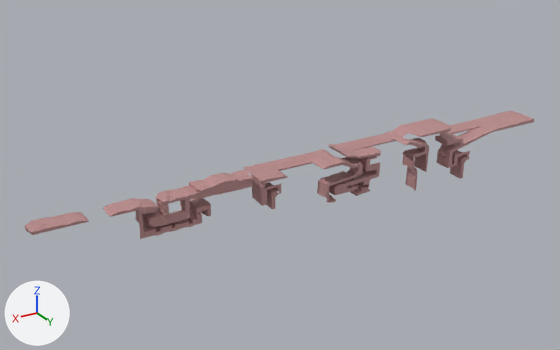
Before and after pictures for a commit that changed the FBX model 3D assets/Level/Terrain.fbx.
Before and after are seen from a 50 mm lens placed at (4.17, 6.29, 3.08), pointed at (0.24, -0.25, -0.19). Every picture has the same lights, and +X, +Y and +Z are marked at lower left. Where no turn or scale is listed for an object, it has been applied to the vertices. Vertices at the same position are counted once.

The first picture shows 'pasted__Ground1', 'pasted__Ground10', 'pasted__Ground11', 'pasted__Ground13', 'pasted__Ground14', 'pasted__Ground2', 'pasted__Ground3', 'pasted__Ground4', 'pasted__Ground5', 'pasted__Ground6', 'pasted__Ground7', 'pasted__Ground8', 'pasted__Ground9'.
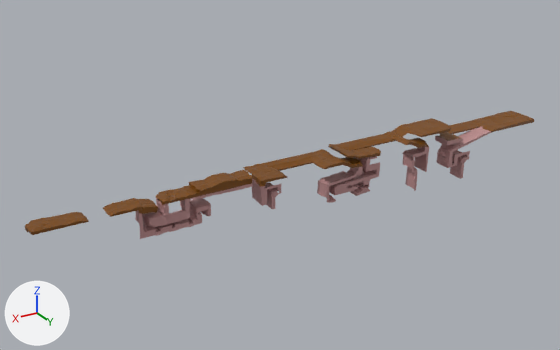
Commit message: changes to terrain

Changed parts and their boxes [x1, y1, x2, y2] in the pictures (560 x 350 px):
'pasted__Ground1', recoloured (pink to brown)
    both: [25, 212, 89, 235]
'pasted__Ground11', recoloured (pink to brown)
    both: [400, 118, 451, 137]
'pasted__Ground9', recoloured (pink to brown)
    both: [334, 126, 409, 150]
'pasted__Ground5', recoloured (pink to brown)
    both: [261, 153, 316, 171]
'pasted__Ground7', recoloured
    both: [328, 144, 381, 159]
'pasted__Ground13', recoloured (pink to brown)
    both: [448, 121, 481, 134]
part 1 of me_mesh_001, recoloured (pink to brown)
    both: [472, 111, 534, 133]
part 2 of me_mesh_010, recoloured (pink to brown)
    both: [156, 170, 253, 205]
part 3 of me_mesh_004, recoloured (pink to brown)
    both: [384, 131, 429, 148]
part 4 of me_mesh_012, recoloured (pink to brown)
    both: [103, 198, 158, 217]
part 5 of me_mesh_009, recoloured
    both: [243, 164, 288, 187]
part 6 of me_mesh_008, recoloured (pink to brown)
    both: [310, 149, 363, 169]

Patch to the scene script:
```diff
--- a/3D assets/Level/Terrain.fbx.py
+++ b/3D assets/Level/Terrain.fbx.py
@@ me_mesh_005 @@
 me_mesh_005.from_pydata(...)  # 75 vertices, 59 faces; spans x -0.453..0.453, y -0.097..0.097, z -0.041..0.041
-me_mesh_005.materials.append(mat_pasted__terrian)  # pink #bc8c8c
+me_mesh_005.materials.append(mat_terrain2)  # brown #794700
@@ me_mesh_002 @@
 me_mesh_002.from_pydata(...)  # 30 vertices, 20 faces; spans x -0.309..0.227, y -0.1..0.103, z -0.016..0.006
-me_mesh_002.materials.append(mat_pasted__terrian)  # pink #bc8c8c
+me_mesh_002.materials.append(mat_terrain2)  # brown #794700
@@ me_mesh_006 @@
 me_mesh_006.from_pydata(...)  # 325 vertices, 299 faces; spans x -0.241..0.241, y -0.204..0.204, z -0.041..0.041
-me_mesh_006.materials.append(mat_pasted__terrian)  # pink #bc8c8c
+me_mesh_006.materials.append(mat_terrain2)  # brown #794700
@@ me_mesh_008 @@
 me_mesh_008.from_pydata(...)  # 400 vertices, 357 faces; spans x -0.267..0.267, y -0.206..0.206, z -0.227..0.227
+# me_mesh_008 part 6: all 200 faces centred in x -0.261..0.264, y -0.206..0.205, z 0.118..0.225 switch from mat_pasted__terrian (pink #bc8c8c) to mat_terrain2 (brown #794700)
@@ me_mesh_013 @@
 me_mesh_013.from_pydata(...)  # 177 vertices, 156 faces; spans x -0.266..0.266, y -0.104..0.104, z -0.024..0.024
-me_mesh_013.materials.append(mat_pasted__terrian)  # pink #bc8c8c
+me_mesh_013.materials.append(mat_terrain2)  # brown #794700
@@ me_mesh_012 @@
 me_mesh_012.from_pydata(...)  # 769 vertices, 729 faces; spans x -0.508..0.508, y -0.114..0.114, z -0.171..0.171
+# me_mesh_012 part 4: 152 of the faces centred in x 0.036..0.505, y -0.098..0.107, z 0.064..0.17 switch from mat_pasted__terrian (pink #bc8c8c) to mat_terrain2 (brown #794700)
@@ me_mesh_003 @@
 me_mesh_003.from_pydata(...)  # 213 vertices, 196 faces; spans x -0.273..0.273, y -0.196..0.196, z -0.02..0.02
-me_mesh_003.materials.append(mat_pasted__terrian)  # pink #bc8c8c
+me_mesh_003.materials.append(mat_terrain2)  # brown #794700
@@ me_mesh_010 @@
 me_mesh_010.from_pydata(...)  # 912 vertices, 866 faces; spans x -0.566..0.566, y -0.11..0.11, z -0.151..0.151
+# me_mesh_010 part 2: all 330 faces centred in x -0.552..0.425, y -0.105..0.104, z 0.069..0.151 switch from mat_pasted__terrian (pink #bc8c8c) to mat_terrain2 (brown #794700)
@@ me_mesh_004 @@
 me_mesh_004.from_pydata(...)  # 570 vertices, 546 faces; spans x -0.178..0.178, y -0.199..0.199, z -0.312..0.312
+# me_mesh_004 part 3: all 162 faces centred in x -0.175..0.175, y -0.17..0.199, z 0.205..0.311 switch from mat_pasted__terrian (pink #bc8c8c) to mat_terrain2 (brown #794700)
@@ me_mesh_009 @@
 me_mesh_009.from_pydata(...)  # 434 vertices, 405 faces; spans x -0.163..0.163, y -0.204..0.204, z -0.176..0.18
+# me_mesh_009 part 5: 175 of the faces centred in x -0.16..0.162, y -0.198..0.204, z 0.11..0.179 switch from mat_pasted__terrian (pink #bc8c8c) to mat_terrain2 (brown #794700)
@@ me_mesh_001 @@
 me_mesh_001.from_pydata(...)  # 660 vertices, 626 faces; spans x -0.697..0.697, y -0.196..0.196, z -0.276..0.276
+# me_mesh_001 part 1: all 155 faces centred in x -0.679..0.015, y -0.178..0.193, z 0.237..0.275 switch from mat_pasted__terrian (pink #bc8c8c) to mat_terrain2 (brown #794700)
@@ me_mesh_011 @@
 me_mesh_011.from_pydata(...)  # 42 vertices, 30 faces; spans x -0.319..0.319, y -0.095..0.095, z -0.019..0.019
-me_mesh_011.materials.append(mat_pasted__terrian)  # pink #bc8c8c
+me_mesh_011.materials.append(mat_terrain2)  # brown #794700
```
